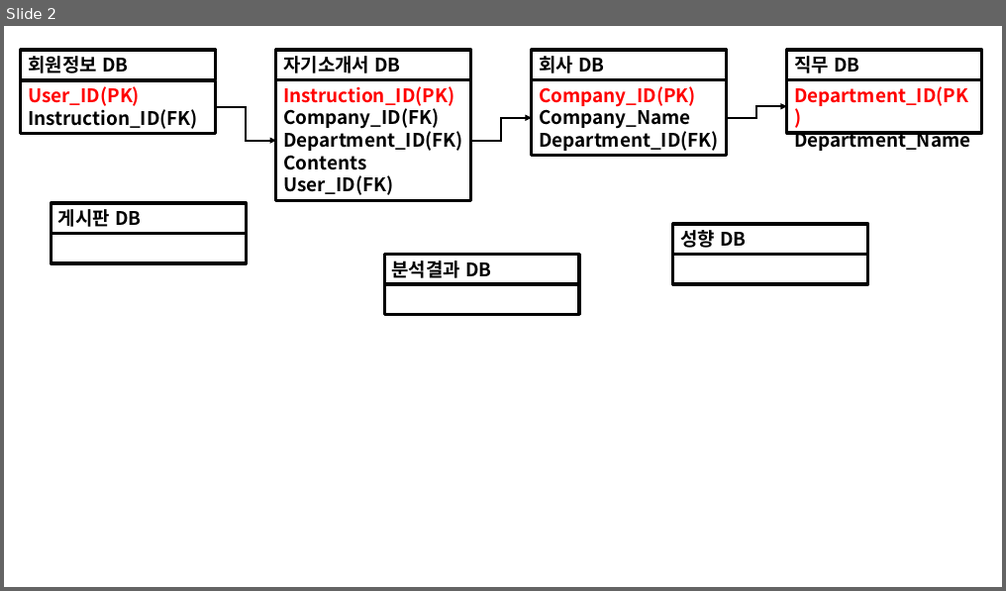
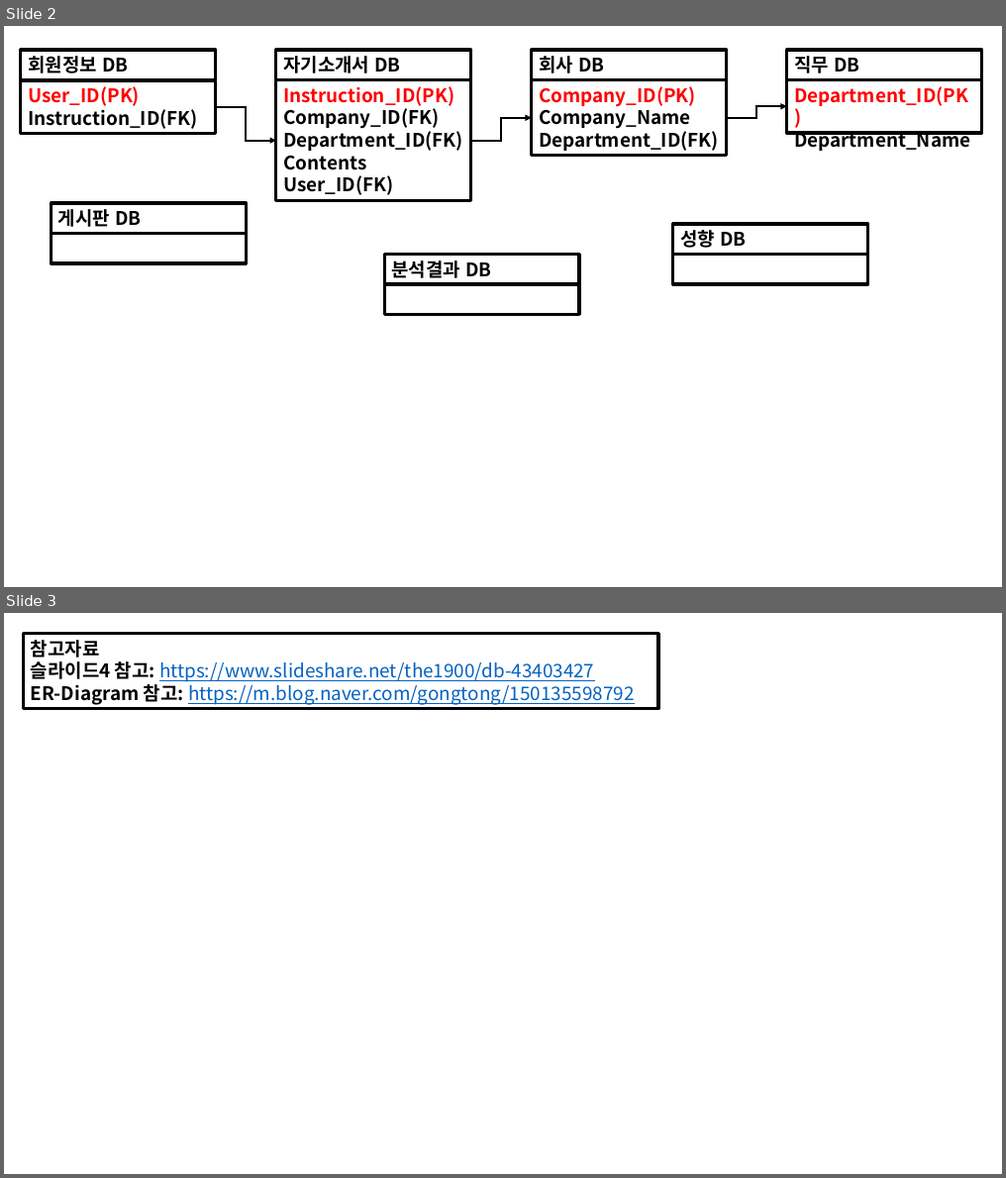
Before and after one commit to JoSihun/Hanium_Project, a slide deck: Hanium_AI_Introduction/Temp/DB_Modeling.pptx. Shown one above the other, each under a label of ours: slide 2 before the commit, slides 2 and 3 after it. The pictures are 1006x591 and 1006x1178 pixels, drawn with LibreOffice and Linux fonts; fonts in the diff are those of the drawing. Boxes give left, top, right and bottom in pixels: in the first picture for what was removed or moved away, otherwise in the second. Text is boxed around its words. In the diff, an @@ line names an element or a change of style, - is before the commit and + after.

```diff
--- a/Hanium_AI_Introduction/Temp/DB_Modeling.pptx
+++ b/Hanium_AI_Introduction/Temp/DB_Modeling.pptx
@@ slide 3 added at (x1=4, y1=613, x2=1002, y2=1174), background #FFFFFF @@
@@ rectangle added at (x1=24, y1=633, x2=658, y2=709), outline #000000 3 pt, 18 pt, text #0563C1, underline @@
+참고자료
+슬라이드4 참고: https://www.slideshare.net/the1900/db-43403427
+ER-Diagram 참고: https://m.blog.naver.com/gongtong/150135598792
```
Also in this commit, not shown: 1 other file.
